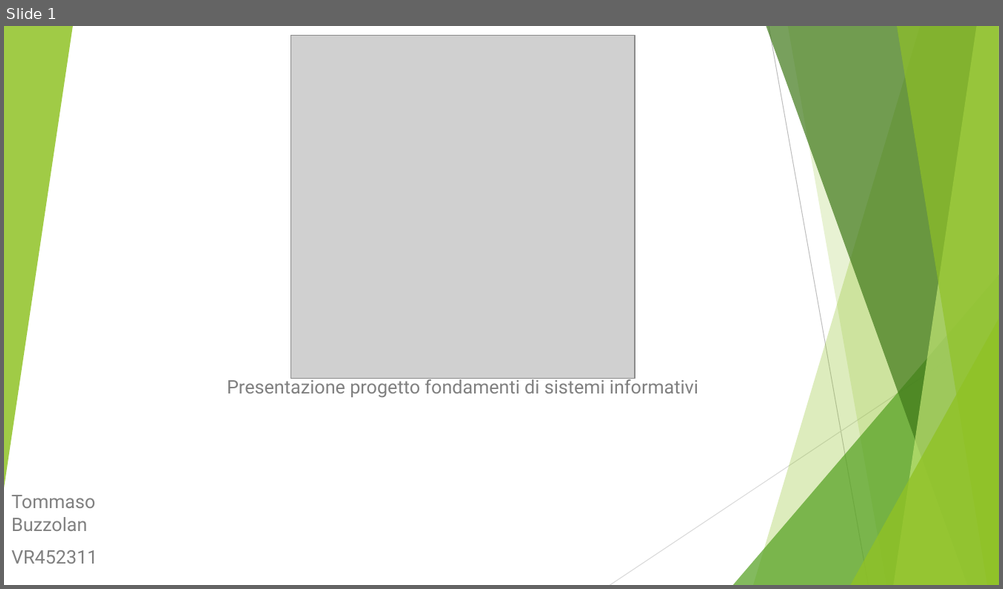
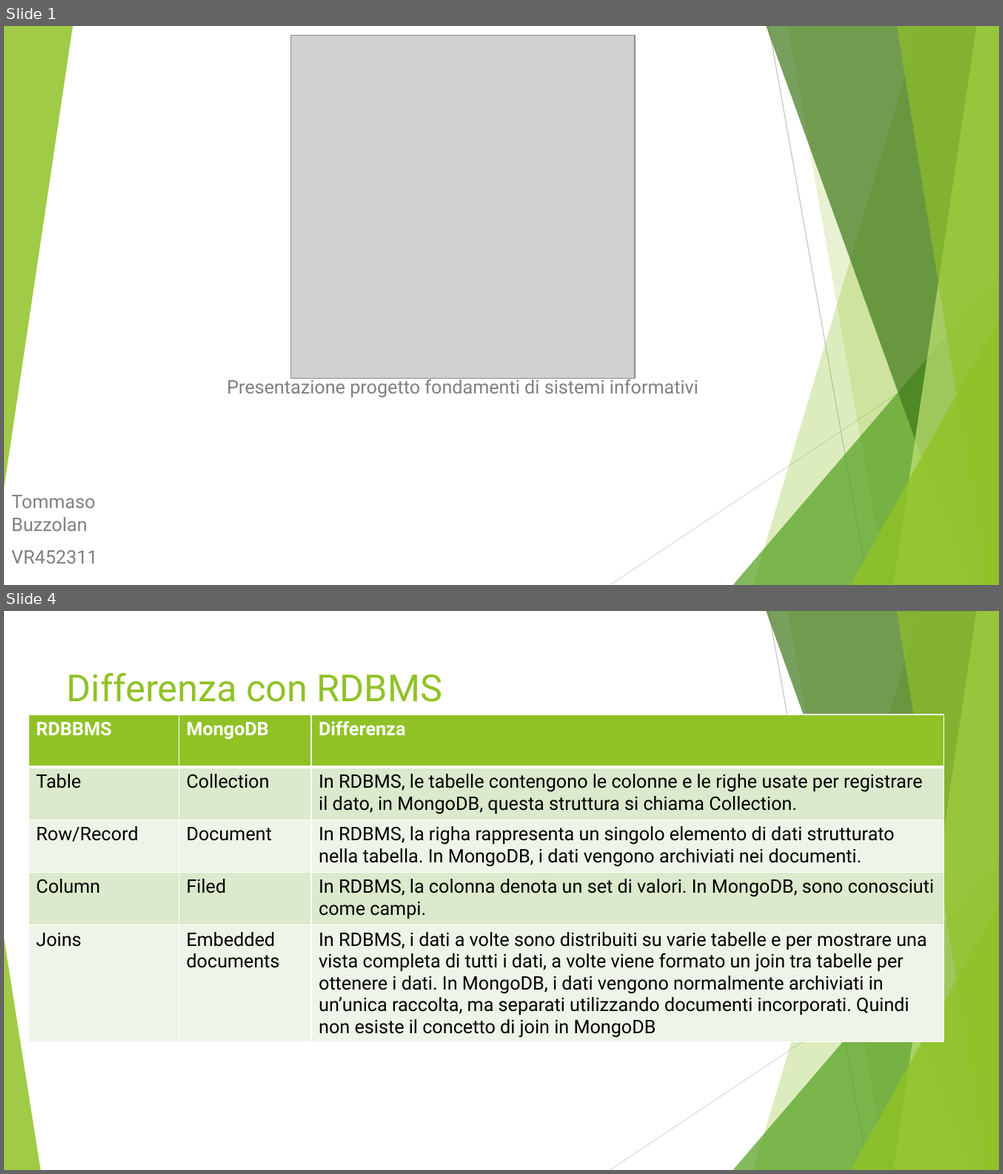
Before and after one commit to Buzzolan/VeronaCardMongoDB, a slide deck: Presentazione_progetto.pptx. Shown one above the other, each under a label of ours: slide 1 before the commit, slides 1 and 4 after it; the slides between them are not shown. The pictures are 1003x589 and 1003x1174 pixels, drawn with LibreOffice and Linux fonts; fonts in the diff are those of the drawing; grey boxes stand for pictures. Boxes give left, top, right and bottom in pixels: in the first picture for what was removed or moved away, otherwise in the second. Text is boxed around its words. In the diff, an @@ line names an element or a change of style, - is before the commit and + after.

Commit message:
Update Presentazioe struttura dati

```diff
--- a/Presentazione_progetto.pptx
+++ b/Presentazione_progetto.pptx
@@ slide 4 added at (x1=4, y1=611, x2=999, y2=1170), background #FFFFFF; not listed: 9 template elements that a slide beside it also shows @@
@@ title added at (x1=67, y1=672, x2=442, y2=702), 36 pt, text #90C226 @@
+Differenza con RDBMS
@@ table added at (x1=28, y1=715, x2=942, y2=1045), 5 rows, 3 columns @@
+RDBBMS | MongoDB | Differenza
+Table | Collection | In RDBMS, le tabelle contengono le colonne e le righe usate per registrare il dato, in MongoDB, questa struttura si chiama Collection.
+Row/Record | Document | In RDBMS, la righa rappresenta un singolo elemento di dati strutturato nella tabella. In MongoDB, i dati vengono archiviati nei documenti.
+Column | Filed | In RDBMS, la colonna denota un set di valori. In MongoDB, sono conosciuti come campi.
+Joins | Embedded documents | In RDBMS, i dati a volte sono distribuiti su varie tabelle e per mostrare una vista completa di tutti i dati, a volte viene formato un join tra tabelle per ottenere i dati. In MongoDB, i dati vengono normalmente archiviati in un’unica raccolta, ma separati utilizzando documenti incorporati. Quindi non esiste il concetto di join in MongoDB
@@ triangle added at (x1=4, y1=939, x2=40, y2=1170), fill #90C226 at 85% opacity @@
```
Also in this commit, not shown: 3 slides changed, 3 other slides added.
